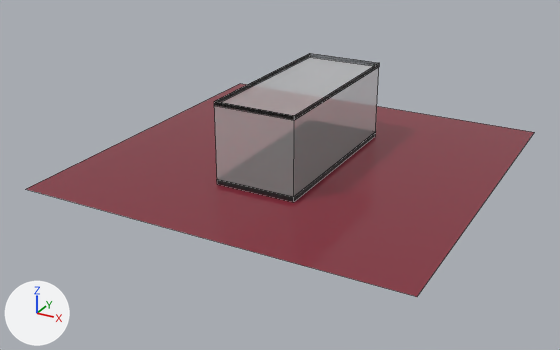
Renders of the OBJ model Cichlid Simulator/Assets/Tank.obj from each side of a commit.
The view is the same before and after, from a 50 mm camera at (17.5, -34.2, 15.8) aimed at (-0.5, -1.6, -0.5). The axes (+X, +Y, +Z) are drawn at lower left. The lights are the same throughout. Mesh edges are drawn as thin lines. Where no turn or scale is listed for an object, it has been applied to the vertices.

In view in the first picture: 'Cube_Cube.001', 'Plane'.
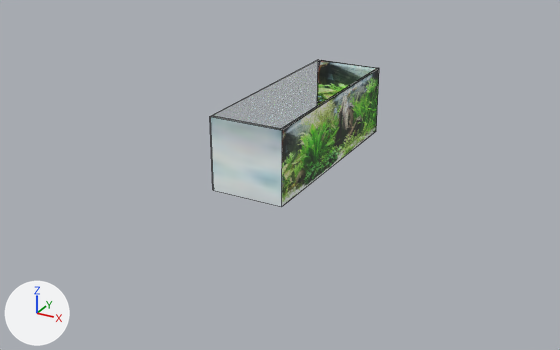
Edits to the scene script, one JSON object a line:
```json
{"op": "add", "block": "img_tanktext_png", "code": ["img_tanktext_png = load_image('TankText.png', 'TankText.png', 2044, 816, 'sRGB')"]}
{"op": "add", "block": "mat_glass", "code": ["mat_glass = principled_material('Glass')", "mat_glass.base_color = (0.64, 0.64, 0.64)  # light grey #d1d1d1", "mat_glass.roughness = 0.69", "mat_glass.alpha = 0.2"]}
{"op": "add", "block": "mat_tank", "code": ["mat_tank = principled_material('Tank')", "mat_tank.texture = img_tanktext_png", "mat_tank.roughness = 0.69"]}
{"block": "me_cube_cube_001", "where": "# used by ob_cube_cube_001; location = (0.0, 0.0, 0.0)"}
{"op": "remove", "block": "me_cube_cube_001", "code": "me_cube_cube_001.from_pydata(...)  # 16 vertices, 14 faces; spans x -2.14..2.14, y -5.0..5.0, z -0.01..4.29"}
{"op": "remove", "block": "me_cube_cube_001", "code": "me_cube_cube_001.materials.append(mat_material)  # light grey #d1d1d1"}
{"op": "remove", "block": "me_cube_cube_001", "code": "me_cube_cube_001.materials.append(mat_bottom)  # black #000000"}
{"op": "add", "block": "me_cube_cube_001", "code": "me_cube_cube_001.from_pydata(...)  # 24 vertices, 20 faces; spans x -1.96..1.89, y -5.71..5.71, z 0.0..3.79"}
{"block": "me_cube_cube_001", "change": "me_cube_cube_001 part 1: the whole mesh is rebuilt"}
{"op": "add", "block": "me_cube_cube_001", "code": "me_cube_cube_001.materials.append(mat_tank)  # picture img_tanktext_png"}
{"op": "add", "block": "me_cube_cube_001", "code": "me_cube_cube_001.materials.append(mat_glass)  # light grey #d1d1d1"}
{"op": "remove", "block": "ob_plane", "code": ["ob_plane = bpy.data.objects.new('Plane', me_plane)", "ob_plane.location = (0.0, 0.0, 0.0)"]}
```

Pixel boxes (x1, y1, x2, y2) of what changed, in the pictures (560 x 350 px):
```json
{"object": "Plane", "change": "deleted", "before": [27, 84, 534, 297]}
{"object": "Cube_Cube.001", "change": "reshaped", "before": [214, 53, 379, 202], "after": [210, 60, 379, 207]}
```
